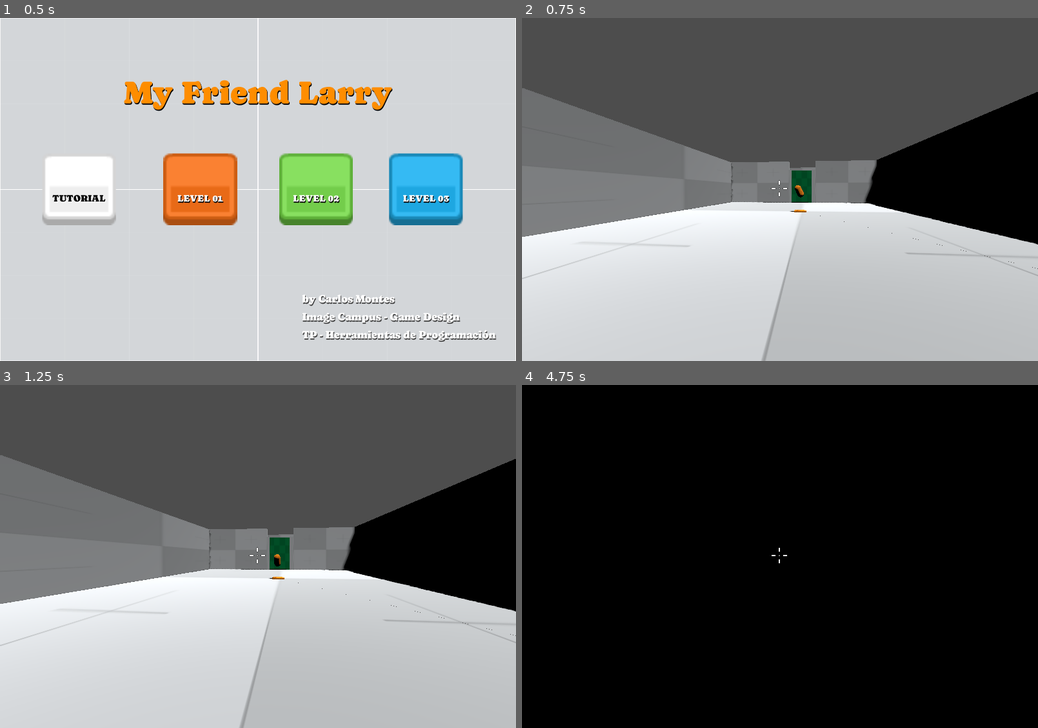
Above: before the commit, frames 1-4 (two rows, left to right).
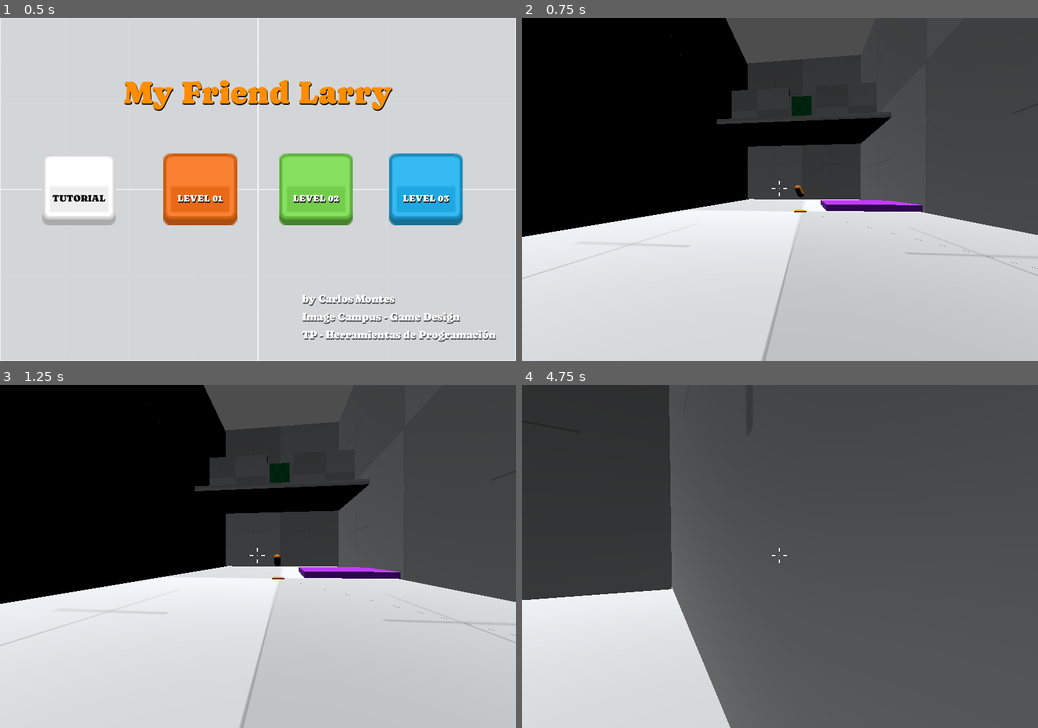
Above: after the commit, the same moments.

Repository: kaito002/my-friend-larry
Game: Godot game, scene res://main/main.tscn
The game is run twice, just before and just after one commit, with the same random seed, the same clock (stepped at 60 frames per second) and the same inputs.
Inputs (mouse positions are in pixels of both pictures, inside the frame that each line leads up to):
- Up to frame 1 (0.5 s): no input
- Up to frame 2 (0.75 s): click "LEVEL 01" at 0.5 s
- Up to frame 3 (1.25 s): no input
- Up to frame 4 (4.75 s): move the mouse to (805, 556) at 1.27 s; hold W (up) from 1.28 s (still down); tap Shift (dash) at 1.35, 2.85, 4.35 s; tap Space (jump) at 1.52, 2.27, 3.77, 4.52 s; move the mouse to (754, 556) at 2.02 s; click (754, 556) at 2.1 s; move the mouse to (790, 549) at 2.77 s; move the mouse to (774, 563) at 3.52 s; click (774, 563) at 3.6 s; move the mouse to (816, 559) at 4.27 s

Frame 1 is identical in both runs. In frame 2, 42% of the frame differs, in the area x 0-100%, y 0-72%; in frame 3, 42%; in frame 4, 100%, in the area x 0-100%, y 0-100%.

Commit message:
finish level 01

Diff:
--- a/larry/larry.gd
+++ b/larry/larry.gd
@@ -11,7 +11,7 @@
 var _direction: Vector3
 var _player: Player
 
-var _time_to_live = 10.0
+var _time_to_live = 15.0
 var _time_to_run = 0
 
 func initialize(direction: Vector3, player: Player, time_to_run: int):
--- /dev/null
+++ b/levels/level_01/elevator.gd
@@ -0,0 +1,9 @@
+extends CSGBox3D
+
+@onready var animator: AnimationPlayer = $AnimationPlayer
+
+func elevate():
+	animator.play("elevate")
+
+func release():
+	animator.play_backwards("elevate")
--- a/levels/level_01/level_01.tscn
+++ b/levels/level_01/level_01.tscn
@@ -1,23 +1,67 @@
-[gd_scene load_steps=10 format=3 uid="uid://dct1lstci1lt0"]
+[gd_scene load_steps=17 format=3 uid="uid://dct1lstci1lt0"]
 
 [ext_resource type="Script" path="res://levels/level_01/level_01_manager.gd" id="1_jsd5s"]
 [ext_resource type="PackedScene" uid="uid://jkytk54paja8" path="res://player/player.tscn" id="1_vsdbf"]
 [ext_resource type="Texture2D" uid="uid://5wegjrqnvbrp" path="res://assets/terrains/Light/texture_08.png" id="2_oa77q"]
 [ext_resource type="PackedScene" uid="uid://bhbeevqymkb3t" path="res://button/world_button.tscn" id="4_wce6f"]
+[ext_resource type="Texture2D" uid="uid://jixeukqbddwb" path="res://assets/terrains/Purple/texture_01.png" id="5_8y28c"]
 [ext_resource type="PackedScene" uid="uid://c7occw257ygik" path="res://victory_zone/vicotry_zone.tscn" id="6_ujesn"]
 [ext_resource type="PackedScene" uid="uid://dwviw2wx2qi1t" path="res://door/door.tscn" id="7_h3ru2"]
 [ext_resource type="PackedScene" uid="uid://dgosjgukbd142" path="res://larry/capsule_larry_spawn_point.tscn" id="7_oudd4"]
 [ext_resource type="PackedScene" uid="uid://bhfbs0a8pr0ih" path="res://menus/pause_menu/pause_menu.tscn" id="8_c4jfq"]
+[ext_resource type="Script" path="res://levels/level_01/elevator.gd" id="10_h1kxw"]
 
 [sub_resource type="StandardMaterial3D" id="StandardMaterial3D_xmlh0"]
 albedo_texture = ExtResource("2_oa77q")
+
+[sub_resource type="StandardMaterial3D" id="StandardMaterial3D_ern1e"]
+albedo_texture = ExtResource("5_8y28c")
+
+[sub_resource type="StandardMaterial3D" id="StandardMaterial3D_o2nrn"]
+albedo_texture = ExtResource("5_8y28c")
+
+[sub_resource type="Animation" id="Animation_6roxs"]
+resource_name = "elevate"
+length = 2.0
+tracks/0/type = "value"
+tracks/0/imported = false
+tracks/0/enabled = true
+tracks/0/path = NodePath(".:position")
+tracks/0/interp = 1
+tracks/0/loop_wrap = true
+tracks/0/keys = {
+"times": PackedFloat32Array(0, 2),
+"transitions": PackedFloat32Array(1, 1),
+"update": 0,
+"values": [Vector3(4.2869, 0.341555, -2.50776), Vector3(4.2869, 7.78148, -2.50776)]
+}
+
+[sub_resource type="Animation" id="Animation_ekp6i"]
+length = 0.001
+tracks/0/type = "value"
+tracks/0/imported = false
+tracks/0/enabled = true
+tracks/0/path = NodePath(".:position")
+tracks/0/interp = 1
+tracks/0/loop_wrap = true
+tracks/0/keys = {
+"times": PackedFloat32Array(0),
+"transitions": PackedFloat32Array(1),
+"update": 0,
+"values": [Vector3(4.2869, 0.341555, -2.50776)]
+}
+
+[sub_resource type="AnimationLibrary" id="AnimationLibrary_2dlgd"]
+_data = {
+"RESET": SubResource("Animation_ekp6i"),
+"elevate": SubResource("Animation_6roxs")
+}
 
 [node name="level_01" type="Node3D"]
 script = ExtResource("1_jsd5s")
 
 [node name="light" type="DirectionalLight3D" parent="."]
-transform = Transform3D(-0.865053, -0.43234, 0.25449, 0.343945, -0.141805, 0.928221, -0.365219, 0.890491, 0.27137, 0, 11.2749, -5.84183)
-shadow_enabled = true
+transform = Transform3D(-0.95185, -0.295655, -0.0810557, -0.0625756, -0.0714572, 0.995479, -0.30011, 0.952618, 0.0495157, 5.50888, 5.39763, -0.494168)
 
 [node name="terrain" type="CSGBox3D" parent="."]
 transform = Transform3D(8.78145, 0, 0, 0, 0.134968, 0, 0, 0, 16.3292, 0, 0, 0)
@@ -27,40 +71,50 @@
 size = Vector3(1.84477, 1, 2.23731)
 
 [node name="CSGBox3D" type="CSGBox3D" parent="terrain"]
-transform = Transform3D(1, 0, 0, 0, 1, 0, 0, 0, 0.999999, -0.958589, 16.0407, 0)
+transform = Transform3D(1, 0, 0, 0, 4.18574, 0, 0, 0, 0.999999, -0.958589, 69.8743, 0)
 size = Vector3(0.112798, 33.7457, 2.22556)
 
 [node name="CSGBox3D2" type="CSGBox3D" parent="terrain"]
-transform = Transform3D(1, 0, 0, 0, 1, 0, 0, 0, 0.999999, 0.889257, 16.0407, 0.0089777)
+transform = Transform3D(1, 0, 0, 0, 4.38092, 0, 0, 0, 0.999999, 0.889257, 67.1386, 0.0089777)
 size = Vector3(0.112798, 33.7457, 2.22556)
 
 [node name="CSGBox3D3" type="CSGBox3D" parent="terrain"]
-transform = Transform3D(-0.0063355, 0, -0.999979, 0, 1, 0, 0.99998, 0, -0.00633549, -0.0373274, 16.0407, -1.05427)
+transform = Transform3D(-0.0063355, 0, -0.999979, 0, 4.19181, 0, 0.99998, 0, -0.00633549, -0.0373274, 71.5212, -1.05427)
 size = Vector3(0.112798, 33.7457, 1.73224)
 
 [node name="CSGBox3D5" type="CSGBox3D" parent="terrain"]
-transform = Transform3D(-0.0063355, 0, -0.999979, 0, 1, 0, 0.99998, 0, -0.00633548, 0.515683, 16.0407, -0.592447)
+transform = Transform3D(-0.0063355, 0, -0.999979, 0, 1, 0, 0.99998, 0, -0.00633548, 0.515683, 74.4874, -0.592447)
+size = Vector3(0.0278068, 33.7457, 0.755529)
+
+[node name="CSGBox3D7" type="CSGBox3D" parent="terrain"]
+transform = Transform3D(-0.163841, 0, -2.65334, 0, 0.100384, 0, 25.8602, 0, -0.0168106, -0.00710261, 57.207, -0.692294)
 size = Vector3(0.0278068, 33.7457, 0.755529)
 
 [node name="CSGBox3D6" type="CSGBox3D" parent="terrain"]
-transform = Transform3D(-0.0063355, 0, -0.999979, 0, 1, 0, 0.99998, 0, -0.00633548, -0.571345, 16.0407, -0.596064)
+transform = Transform3D(-0.0063355, 0, -0.999979, 0, 1, 0, 0.99998, 0, -0.00633548, -0.571345, 74.4874, -0.596064)
 size = Vector3(0.0278068, 33.7457, 0.783823)
 
 [node name="CSGBox3D4" type="CSGBox3D" parent="terrain"]
-transform = Transform3D(-0.0063355, 0, -0.999979, 0, 1, 0, 0.99998, 0, -0.00633549, -0.0373274, 16.0407, 1.06261)
+transform = Transform3D(-0.0063355, 0, -0.999979, 0, 4.1601, 0, 0.99998, 0, -0.00633549, -0.0373274, 70.0285, 1.06261)
 size = Vector3(0.112798, 33.7457, 1.73224)
 
 [node name="player" parent="." instance=ExtResource("1_vsdbf")]
 transform = Transform3D(0.992841, 0, 0.119444, 0, 1, 0, -0.119444, 0, 0.992841, 0.351038, -0.0489645, 14.2836)
 
-[node name="world_button2" parent="." instance=ExtResource("4_wce6f")]
+[node name="door_button" parent="." instance=ExtResource("4_wce6f")]
 transform = Transform3D(1, 0, 0, 0, 1, 0, 0, 0, 1, -6.88156, 0.285073, 15.3264)
 
+[node name="elevator_button" parent="." instance=ExtResource("4_wce6f")]
+transform = Transform3D(1, 0, 0, 0, 1, 0, 0, 0, 1, 6.13123, 0.285073, 15.3264)
+
+[node name="button" parent="elevator_button" index="1"]
+material_override = SubResource("StandardMaterial3D_ern1e")
+
 [node name="victory_zone" parent="." instance=ExtResource("6_ujesn")]
-transform = Transform3D(3, 0, 0, 0, 3, 0, 0, 0, 3, -0.192973, 0.0674819, -13.6498)
+transform = Transform3D(3, 0, 0, 0, 3, 0, 0, 0, 3, -0.192973, 7.98037, -13.6498)
 
 [node name="door" parent="." instance=ExtResource("7_h3ru2")]
-transform = Transform3D(-4.37114e-08, 0, -1, 0, 1, 0, 1, 0, -4.37114e-08, -0.246147, 1.78822, -9.6749)
+transform = Transform3D(-4.37114e-08, 0, -1, 0, 1, 0, 1, 0, -4.37114e-08, -0.246147, 9.67665, -9.6749)
 
 [node name="capsule_larry_spawn_point" parent="." instance=ExtResource("7_oudd4")]
 transform = Transform3D(1, 0, 0, 0, 1, 0, 0, 0, 1, -0.0697255, 0.0995103, 0.168927)
@@ -71,4 +125,17 @@
 [node name="level_name" parent="pause_menu/menu" index="1"]
 text = "Level 01"
 
+[node name="elevator" type="CSGBox3D" parent="."]
+transform = Transform3D(5.52826, 0, 0, 0, 0.403532, 0, 0, 0, 5.61231, 4.2869, 0.341555, -2.50776)
+material_override = SubResource("StandardMaterial3D_o2nrn")
+use_collision = true
+collision_layer = 2
+script = ExtResource("10_h1kxw")
+
+[node name="AnimationPlayer" type="AnimationPlayer" parent="elevator"]
+libraries = {
+"": SubResource("AnimationLibrary_2dlgd")
+}
+
+[editable path="elevator_button"]
 [editable path="pause_menu"]
--- a/levels/level_01/level_01_manager.gd
+++ b/levels/level_01/level_01_manager.gd
@@ -1,17 +1,23 @@
 extends Node3D
 
 @onready var navigator: Navigator = get_tree().root.get_node('/root/main/navigator')
-@onready var door_button: WorldButton = $world_button2
+@onready var door_button: WorldButton = $door_button
+@onready var elevator_button: WorldButton = $elevator_button
 @onready var door: Door = $door
 @onready var capsule_spawn: CapsuleLarrySpawnPoint = $capsule_larry_spawn_point
 @onready var player: Player = $player
 @onready var pause_menu: PauseMenu = $pause_menu
+@onready var elevator = $elevator
 
 func _ready():
 	Input.set_mouse_mode(Input.MOUSE_MODE_CAPTURED)
 
 	door_button.connect('pressed', door.open_door)
 	door_button.connect('released', door.close_door)
+
+	elevator_button.connect('pressed', elevator.elevate)
+	elevator_button.connect('released', elevator.release)
+
 	capsule_spawn.spawn()
 	player.connect("larry_fired", capsule_spawn.spawn)
 
